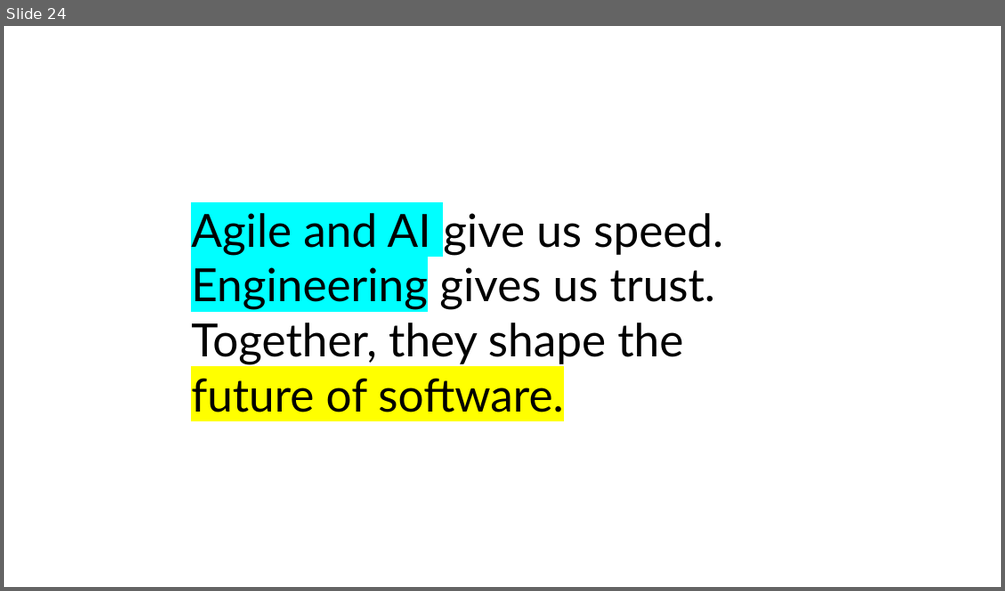
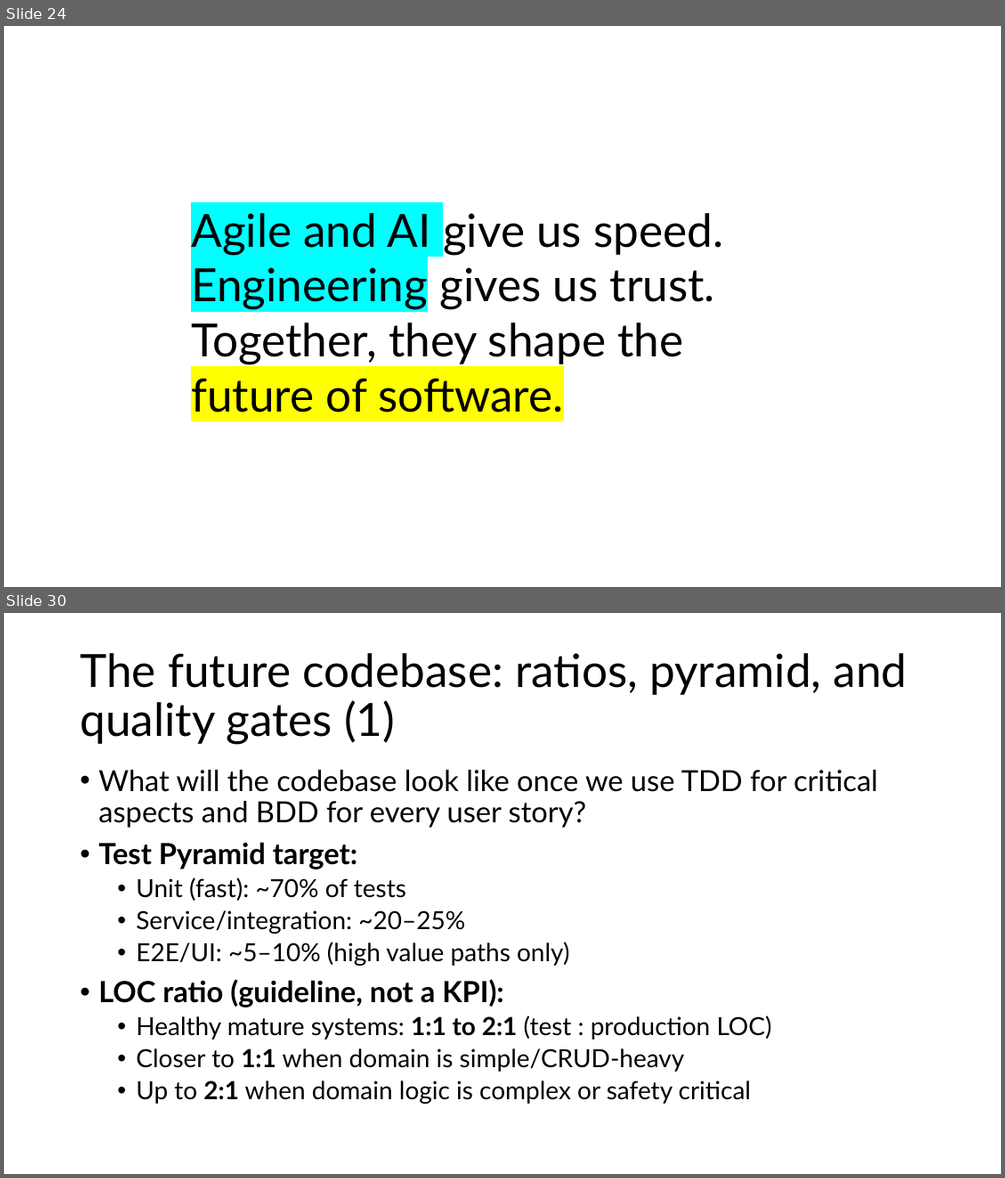
Before and after one commit to HeitorRoriz/NodeJS-Workshop, a slide deck: learning_material/Agile Software Engineering.pptx. Shown one above the other, each under a label of ours: slide 24 before the commit, slides 24 and 30 after it; the slides between them are not shown. The pictures are 1005x591 and 1005x1178 pixels, drawn with LibreOffice and Linux fonts; fonts in the diff are those of the drawing. Boxes give left, top, right and bottom in pixels: in the first picture for what was removed or moved away, otherwise in the second. Text is boxed around its words. In the diff, an @@ line names an element or a change of style, - is before the commit and + after.

```diff
--- a/learning_material/Agile Software Engineering.pptx
+++ b/learning_material/Agile Software Engineering.pptx
@@ slide 30 added at [4,613,1001,1174], background #FFFFFF @@
@@ title added at [80,653,907,745], 44 pt, text #000000 @@
+The future codebase: ratios, pyramid, and quality gates (1)
@@ text added at [98,770,878,1103], 24 pt, text #000000 @@
+• What will the codebase look like once we use TDD for critical aspects and BDD for every user story?
+• Test Pyramid target:
+  • Unit (fast): ~70% of tests
+  • Service/integration: ~20–25%
+  • E2E/UI: ~5–10% (high value paths only)
+• LOC ratio (guideline, not a KPI):
+  • Healthy mature systems: 1:1 to 2:1 (test : production LOC)
+  • Closer to 1:1 when domain is simple/CRUD-heavy
+  • Up to 2:1 when domain logic is complex or safety critical
```
Also in this commit, not shown: 2 slides changed, 10 other slides added, 1 other file.
